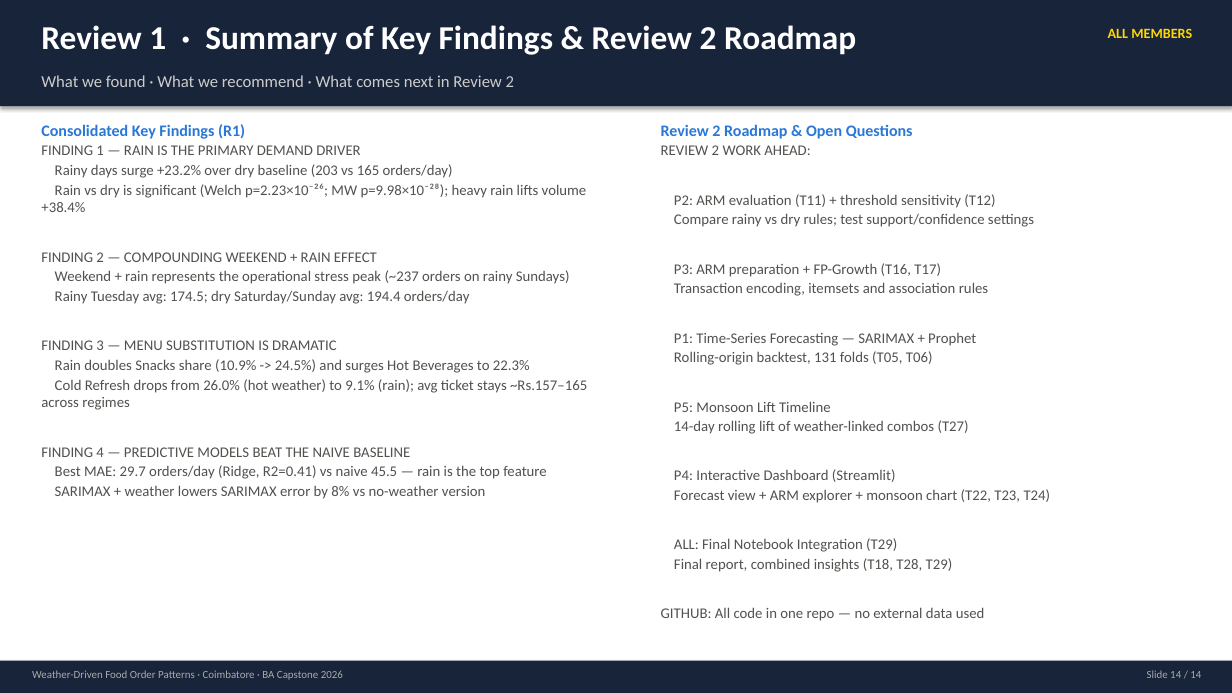
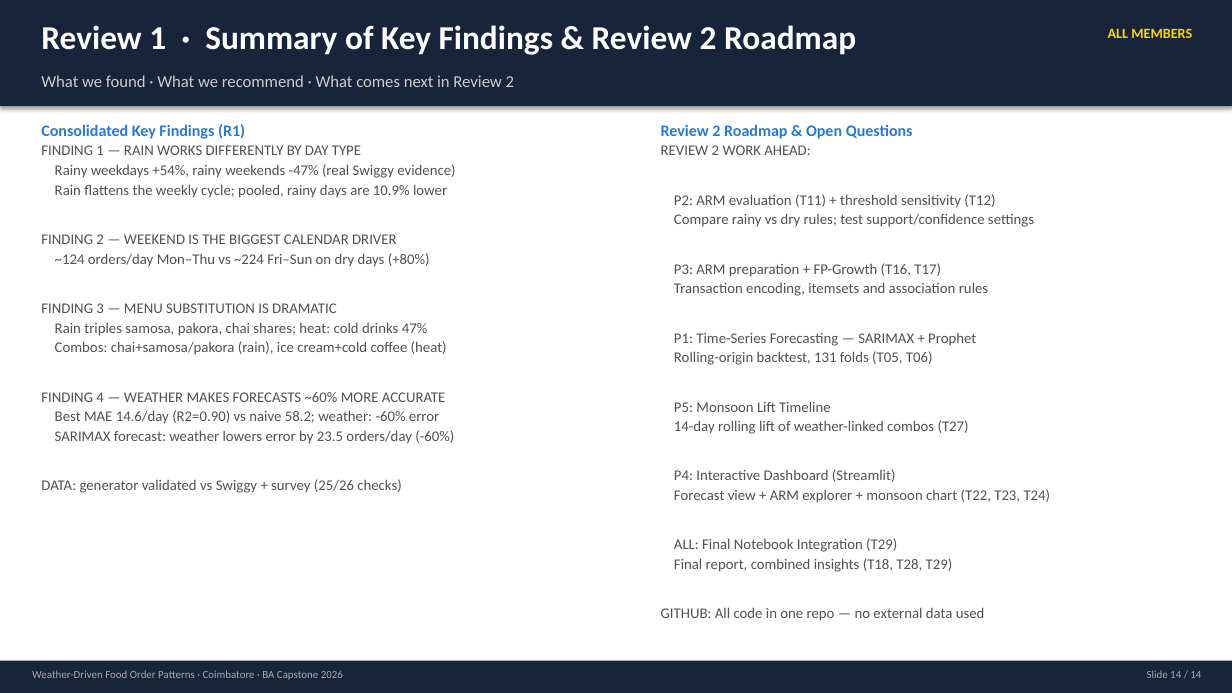
Before and after one commit to priyagarnet20-ops/weather-food-orders, a slide deck: slide 14 of slides/review1/review1_deck.pptx. Drawn at 1232x693 pixels with LibreOffice and Linux fonts; fonts in the diff are those of the drawing. Boxes give left, top, right and bottom in pixels: in the first picture for what was removed or moved away, otherwise in the second. Text is boxed around its words. In the diff, an @@ line names an element or a change of style, - is before the commit and + after.

Commit message:
docs(slides): update the Review 1 deck to the evidence-based dataset (T21)

```diff
--- a/slides/review1/review1_deck.pptx
+++ b/slides/review1/review1_deck.pptx
@@ text at (x1=41, y1=145, x2=455, y2=267): text changed @@
-FINDING 1 — RAIN IS THE PRIMARY DEMAND DRIVER
-Rainy days surge +23.2% over dry baseline (203 vs 165 orders/day)
-Rain vs dry is significant (Welch p=2.23×10⁻²⁶; MW p=9.98×10⁻²⁸); heavy rain lifts volume +38.4%
-FINDING 2 — COMPOUNDING WEEKEND + RAIN EFFECT
-Weekend + rain represents the operational stress peak (~237 orders on rainy Sundays)
-Rainy Tuesday avg: 174.5; dry Saturday/Sunday avg: 194.4 orders/day
+FINDING 1 — RAIN WORKS DIFFERENTLY BY DAY TYPE
+Rainy weekdays +54%, rainy weekends -47% (real Swiggy evidence)
+Rain flattens the weekly cycle; pooled, rainy days are 10.9% lower
+FINDING 2 — WEEKEND IS THE BIGGEST CALENDAR DRIVER
+~124 orders/day Mon–Thu vs ~224 Fri–Sun on dry days (+80%)
@@ text at (x1=41, y1=322, x2=454, y2=493): text changed @@
-Rain doubles Snacks share (10.9% -> 24.5%) and surges Hot Beverages to 22.3%
-Cold Refresh drops from 26.0% (hot weather) to 9.1% (rain); avg ticket stays ~Rs.157–165 across regimes
-FINDING 4 — PREDICTIVE MODELS BEAT THE NAIVE BASELINE
-Best MAE: 29.7 orders/day (Ridge, R2=0.41) vs naive 45.5 — rain is the top feature
-SARIMAX + weather lowers SARIMAX error by 8% vs no-weather version
+Rain triples samosa, pakora, chai shares; heat: cold drinks 47%
+Combos: chai+samosa/pakora (rain), ice cream+cold coffee (heat)
+FINDING 4 — WEATHER MAKES FORECASTS ~60% MORE ACCURATE
+Best MAE 14.6/day (R2=0.90) vs naive 58.2; weather: -60% error
+SARIMAX forecast: weather lowers error by 23.5 orders/day (-60%)
+DATA: generator validated vs Swiggy + survey (25/26 checks)
```
Also in this commit, not shown: 13 other slides changed, 2 other files.
